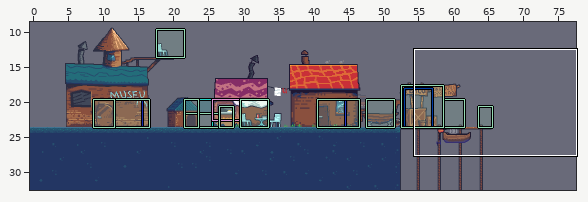
Two states of a LDtk project, res/levels.ldtk. Above, an overview of the earlier version with the close-up marked.
Close-up. The starting point:
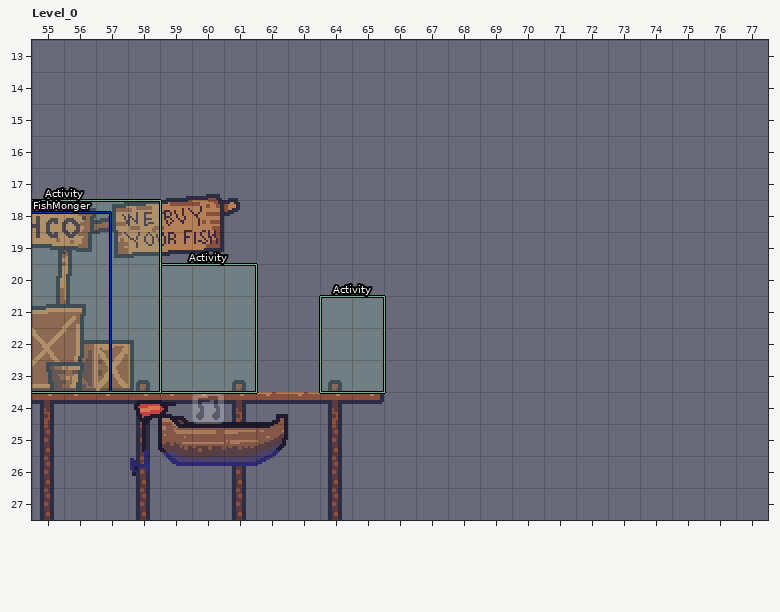
Cells are 16x16 px. Shown: Level_0 x 55..77, y 13..27. The commit also changed other parts of the map, which this record leaves out.
Once edited:
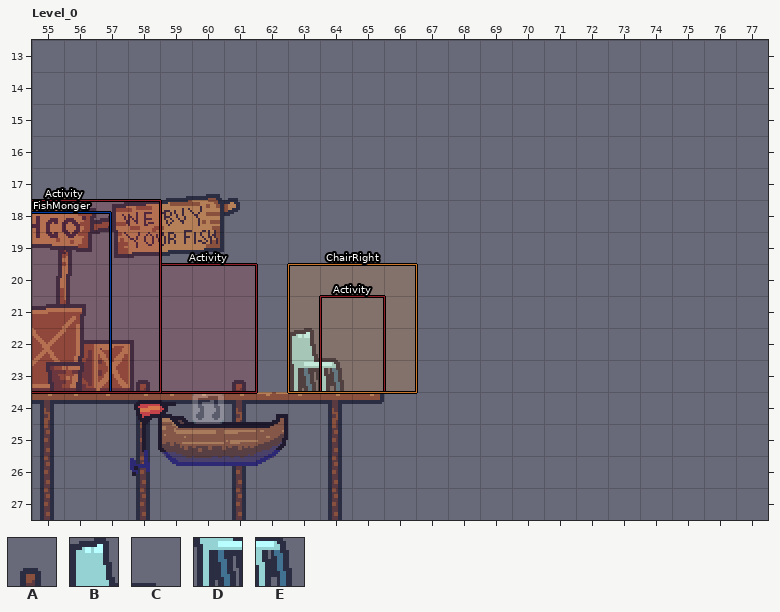
Key: from "Town_Tiles": A 522, B 1063, C 1064, D 1127, E 1128.
_ is an empty cell.
Objects are placed by their top-left corner, in cells (3,4 is the top-left corner of cell 3,4); size is 1x1 cell unless given.
Difference:
Layer "Background":
Tile B is added in row 22 at x 63.
Tile C is added in row 22 at x 64.
Tile D is added in row 23 at x 63.
Tile E replaces tile A in row 23 at x 64.
Layer "Entities":
A new object: "ChairRight" rectangle at 63,20 size 4x4.
